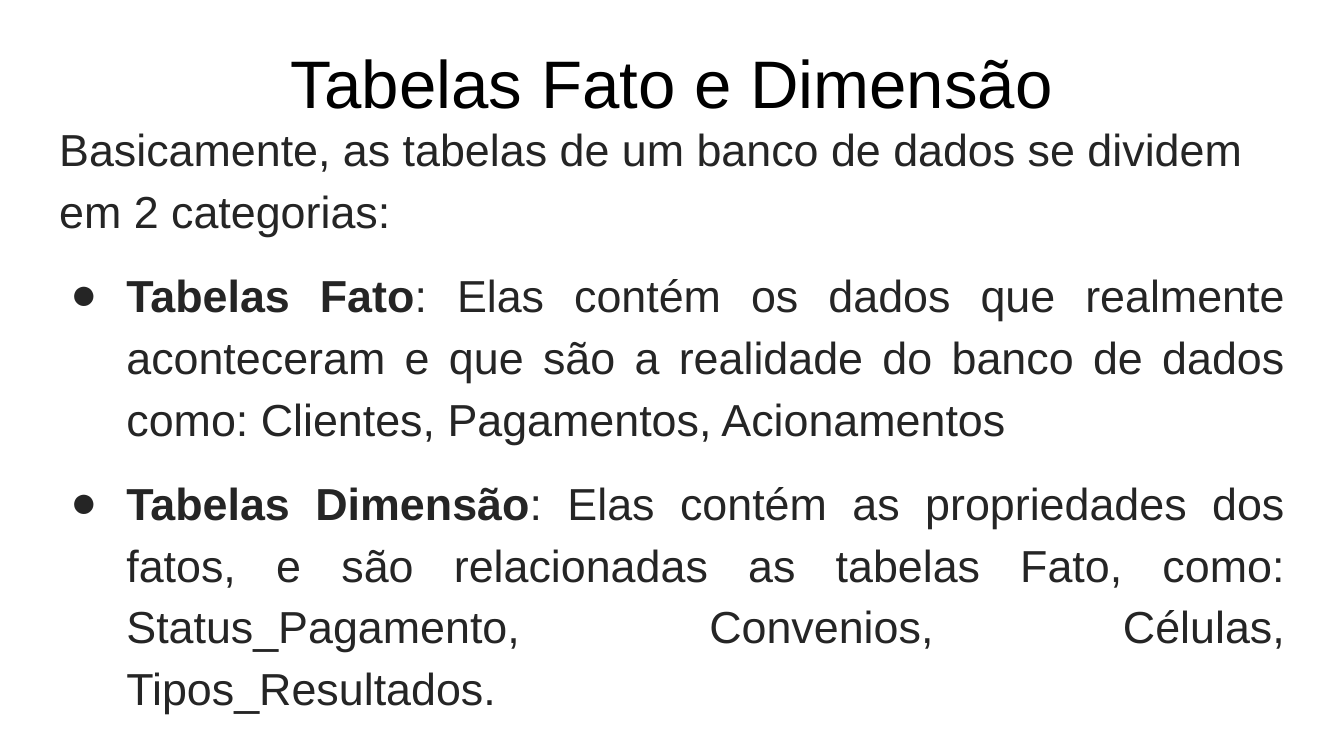
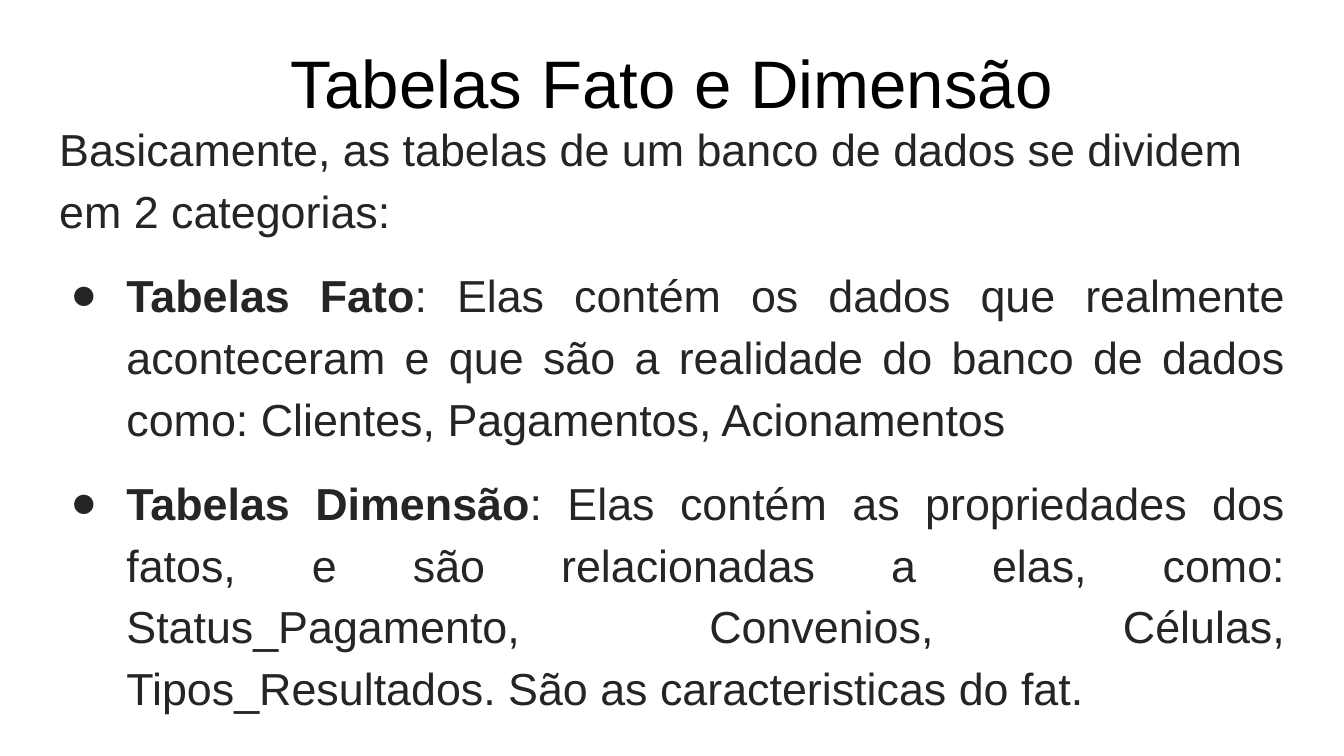
Before and after one commit to gbencke/ZenDoSQL, a slide deck: slide 15 of Zen Do SQL.pptx. Drawn at 1344x756 pixels with LibreOffice and Linux fonts; fonts in the diff are those of the drawing. Boxes give left, top, right and bottom in pixels: in the first picture for what was removed or moved away, otherwise in the second. Text is boxed around its words. In the diff, an @@ line names an element or a change of style, - is before the commit and + after.

```diff
--- a/Zen Do SQL.pptx
+++ b/Zen Do SQL.pptx
@@ text at bbox=[126, 487, 1285, 714]: text changed @@
-● Tabelas Dimensão: Elas contém as propriedades dos fatos, e são relacionadas as tabelas Fato, como: Status_Pagamento, Convenios, Células, Tipos_Resultados.
+● Tabelas Dimensão: Elas contém as propriedades dos fatos, e são relacionadas a elas, como: Status_Pagamento, Convenios, Células, Tipos_Resultados. São as caracteristicas do fat.
```
Also in this commit, not shown: 10 other slides changed, 1 other file.
